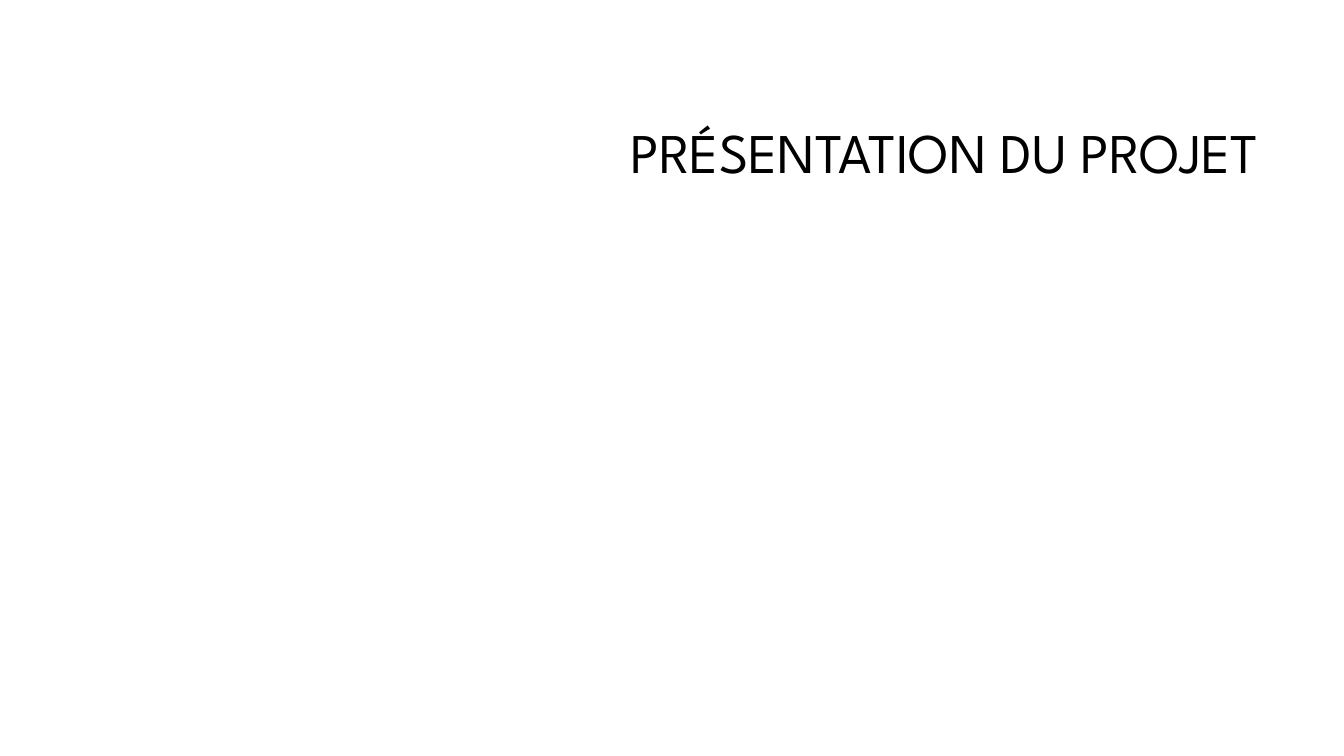
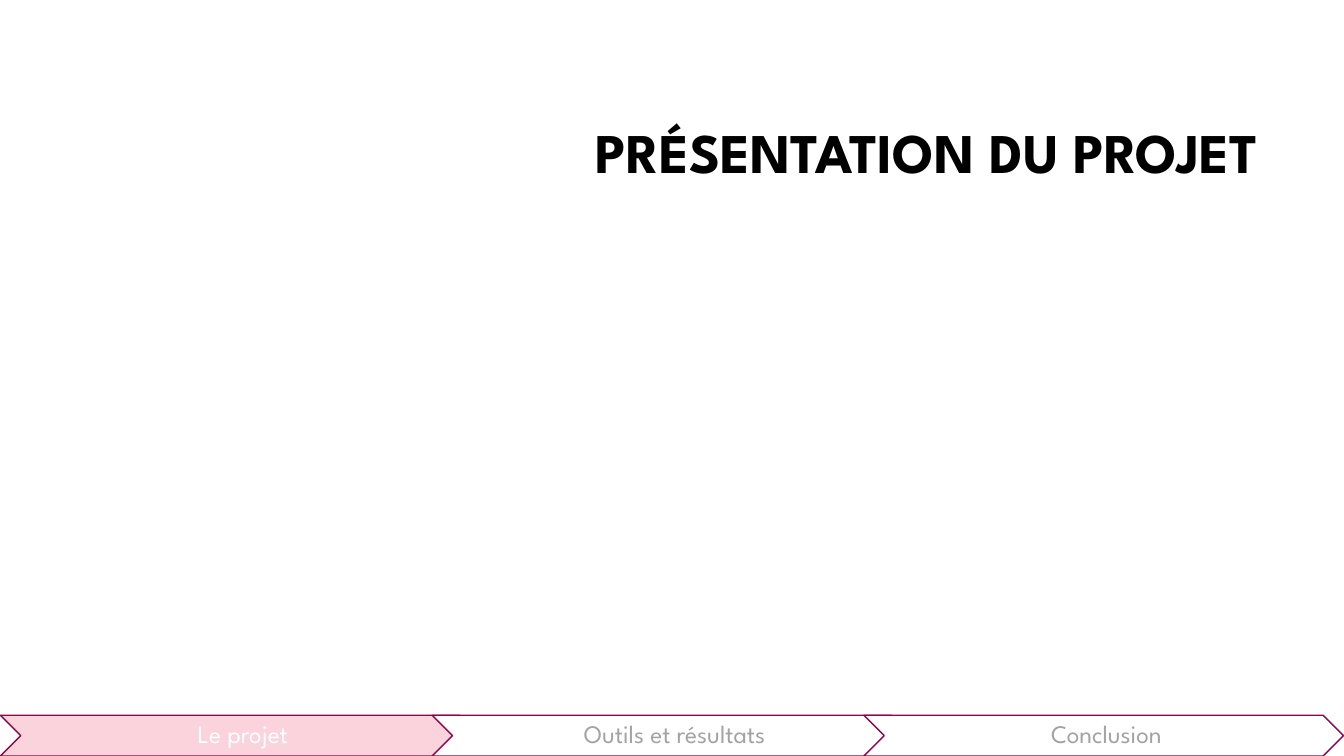
Before and after one commit to khameds/react_vite_blog_testing, a slide deck: slide 4 of presentation/presentation.pptx. Drawn at 1344x756 pixels with LibreOffice and Linux fonts; fonts in the diff are those of the drawing; background and template pictures are left out. Boxes give left, top, right and bottom in pixels: in the first picture for what was removed or moved away, otherwise in the second. Text is boxed around its words. In the diff, an @@ line names an element or a change of style, - is before the commit and + after.

```diff
--- a/presentation/presentation.pptx
+++ b/presentation/presentation.pptx
@@ title "PRÉSENTATION DU PROJET" at [596, 123, 1258, 174]: bold on @@
@@ group added at [0, 716, 1344, 756]: 3 chevrons, 3 texts @@
+Le projet
+Outils et résultats
+Conclusion
```
Also in this commit, not shown: 4 other slides changed, 15 slides added, 2 slides removed, 4 other files.
